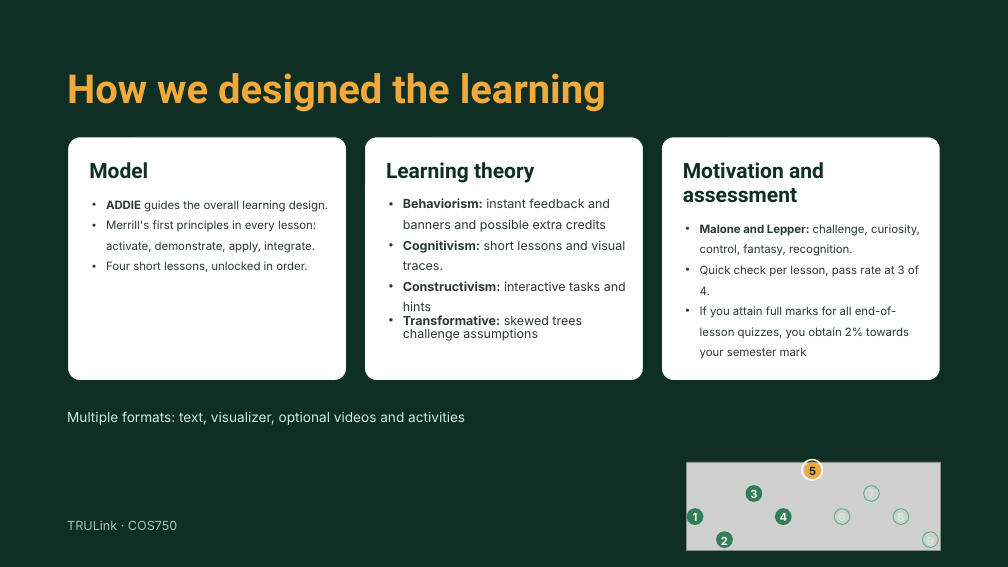
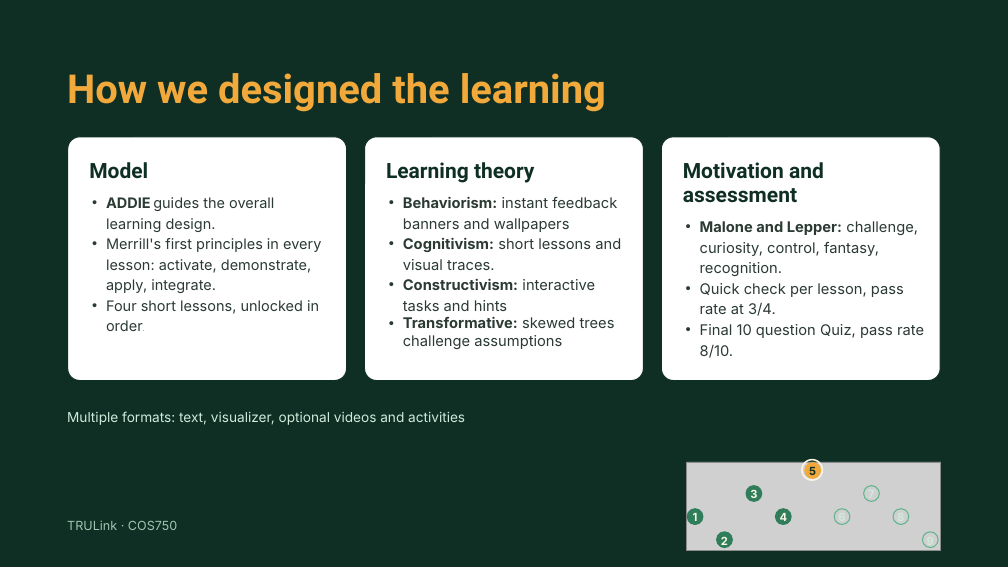
Before and after one commit to kvnxmars/cos212-bst-tutor, a slide deck: slide 5 of docs/presentation/Binary Search Trees – COS212 App Presentation.pptx. Drawn at 1008x567 pixels with LibreOffice and Linux fonts; fonts in the diff are those of the drawing; grey boxes stand for pictures. Boxes give left, top, right and bottom in pixels: in the first picture for what was removed or moved away, otherwise in the second. Text is boxed around its words. In the diff, an @@ line names an element or a change of style, - is before the commit and + after.

Commit message:
Updated Presentation

```diff
--- a/docs/presentation/Binary Search Trees – COS212 App Presentation.pptx
+++ b/docs/presentation/Binary Search Trees – COS212 App Presentation.pptx
@@ text "ADDIE guides the overall learning ..." at [106,197,321,331]: size 10.8 to 13.8 pt; size 10.8 to 6.7 pt in "order." @@
@@ text at [403,197,617,232]: text changed; size 11.9 to 14 pt @@
-• Behaviorism: instant feedback and banners and possible extra credits
+• Behaviorism: instant feedback banners and wallpapers
@@ text at [403,238,621,349]: size 11.9 to 14 pt in "Cognitivism: short lessons and visual traces.", "Constructivism: interactive tasks and hints", "Transformative: skewed trees challenge assumptions"; line spacing 0.9 to 1 @@
@@ text at [700,221,918,276]: size 10.8 to 14 pt in "Malone and Lepper: challenge, curiosity, control, fantasy, ..." @@
@@ text at [700,283,924,358]: text changed; size 10.8 to 14 pt @@
-• Quick check per lesson, pass rate at 3 of 4.
-• If you attain full marks for all end-of-lesson quizzes, you obtain 2% towards your semester mark
+• Quick check per lesson, pass rate at 3/4.
+• Final 10 question Quiz, pass rate 8/10.
```
Also in this commit, not shown: 5 other slides changed.
